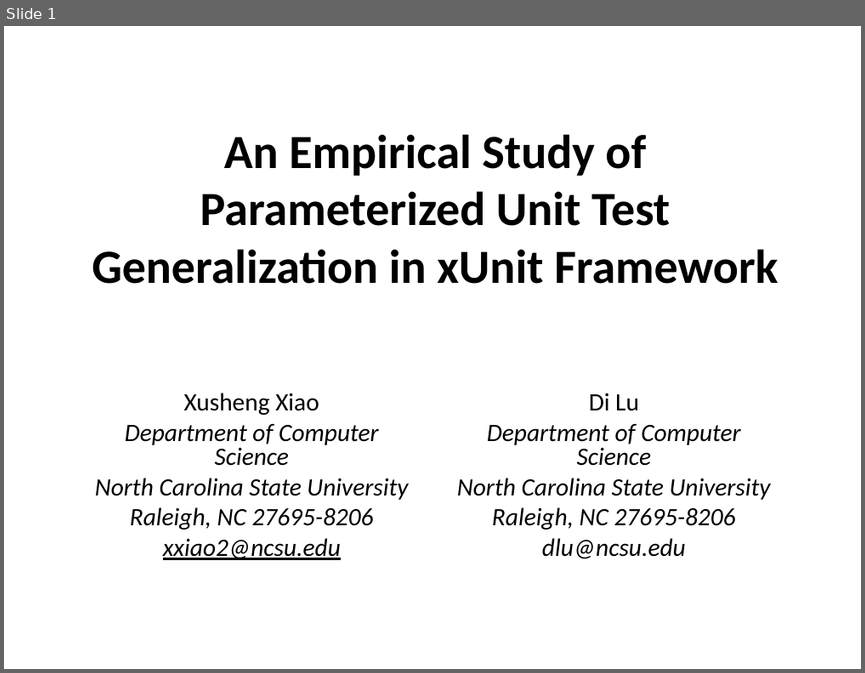
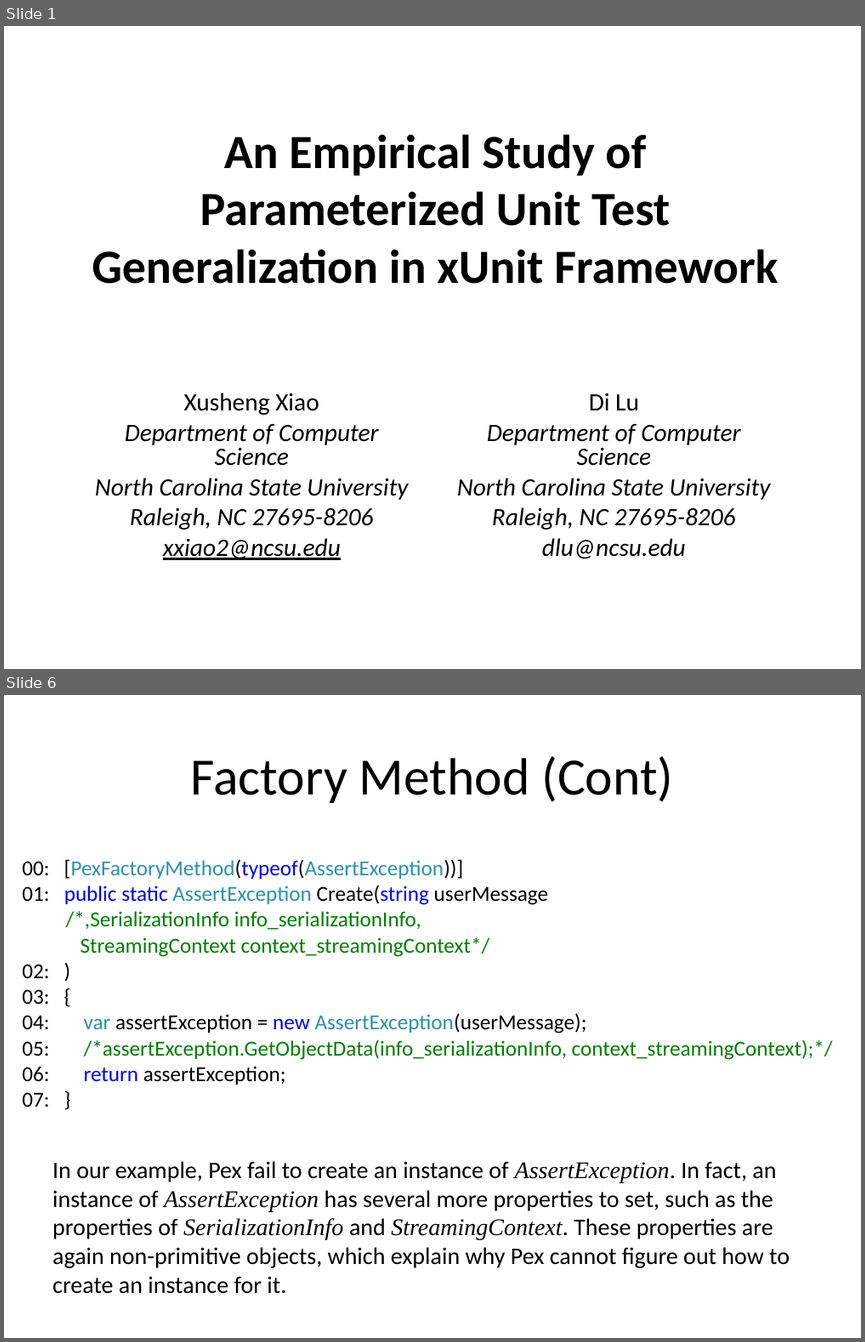
Before and after one commit to mentaman/cspat, a slide deck: xunit/report/Testing.ppt. Shown one above the other, each under a label of ours: slide 1 before the commit, slides 1 and 6 after it; the slides between them are not shown. The pictures are 865x673 and 865x1342 pixels, drawn with LibreOffice and Linux fonts; fonts in the diff are those of the drawing. Boxes give left, top, right and bottom in pixels: in the first picture for what was removed or moved away, otherwise in the second. Text is boxed around its words. In the diff, an @@ line names an element or a change of style, - is before the commit and + after.

```diff
--- a/xunit/report/Testing.ppt
+++ b/xunit/report/Testing.ppt
@@ slide 6 added at (4,695,861,1338), background #FFFFFF @@
@@ title added at (191,756,673,803), 44 pt, text #000000 @@
+Factory Method (Cont)
@@ text added at (22,859,833,1106), 18 pt, text #008000 @@
+00: [PexFactoryMethod(typeof(AssertException))]
+01: public static AssertException Create(string userMessage
+/*,SerializationInfo info_serializationInfo,
+StreamingContext context_streamingContext*/
+02: )
+03: {
+04: var assertException = new AssertException(userMessage);
+05: /*assertException.GetObjectData(info_serializationInfo, context_streamingContext);*/
+06: return assertException;
+07: }
@@ text added at (52,1161,789,1293), 20 pt, text #000000 @@
+In our example, Pex fail to create an instance of AssertException. In fact, an instance of AssertException has several more properties to set, such as the properties of SerializationInfo and StreamingContext. These properties are again non-primitive objects, which explain why Pex cannot figure out how to create an instance for it.
```
Also in this commit, not shown: 5 slides changed, 4 other slides added, 3 slides removed.
